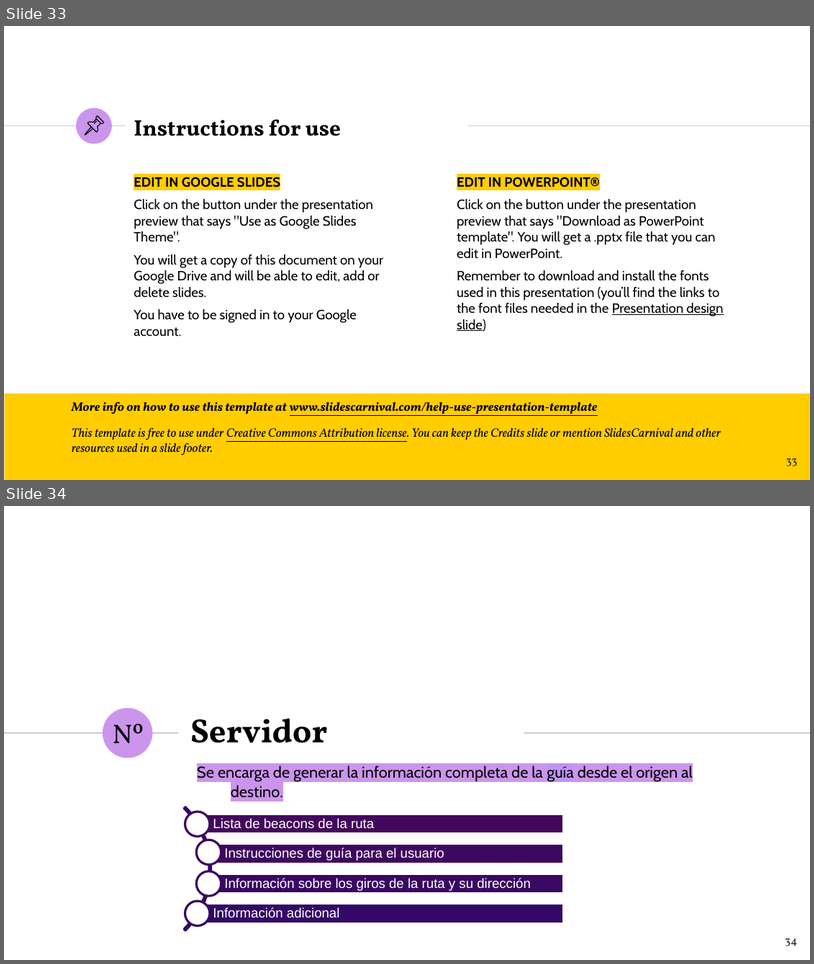
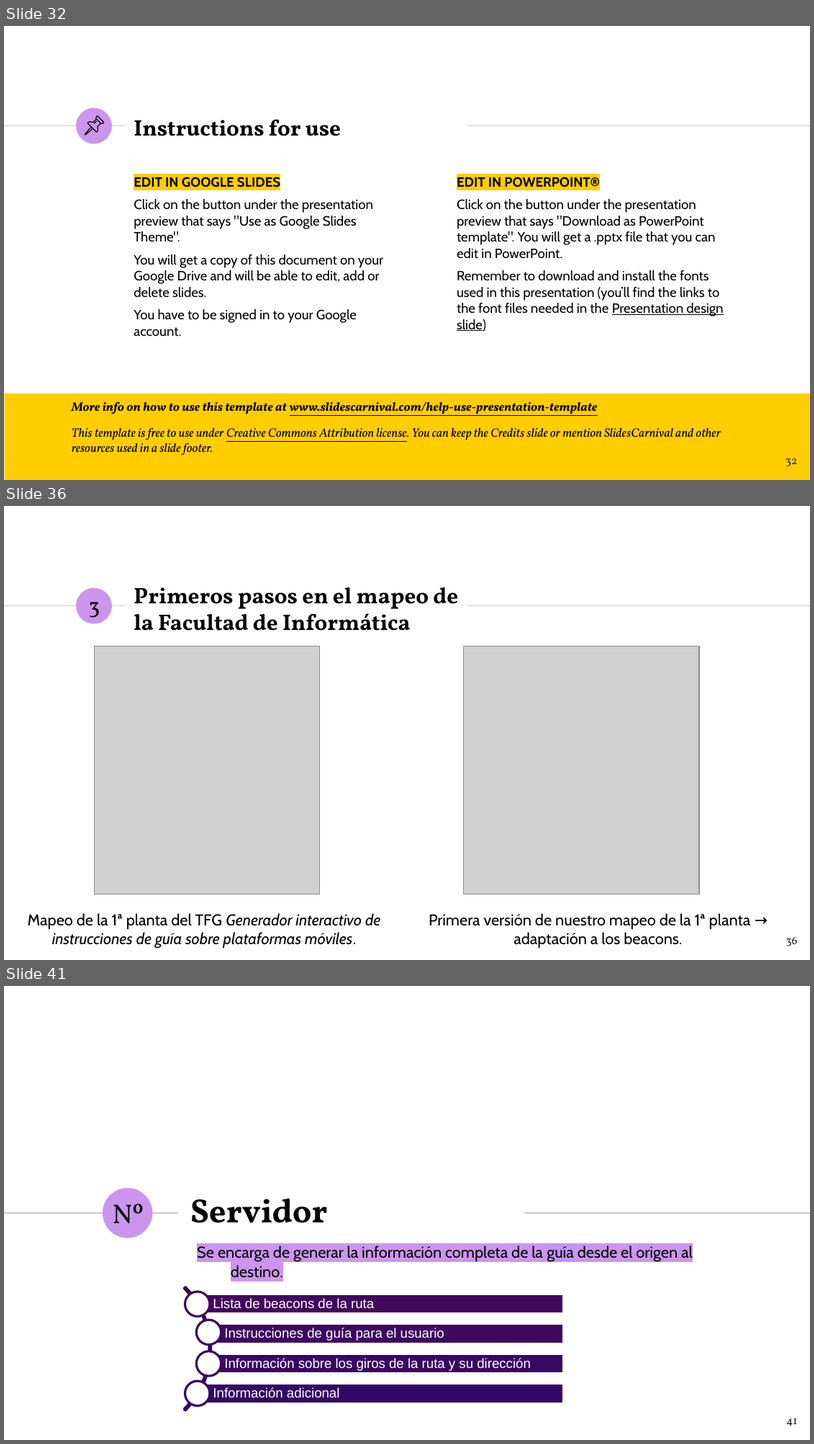
Before and after one commit to NILGroup/TFG-1920-DiscapacidadVisual, a slide deck: Defensa/Viola · SlidesCarnival_DiaposClara.pptx. Shown one above the other, each under a label of ours: slides 33 and 34 before the commit, slides 32, 36 and 41 after it; the slides between them are not shown. The pictures are 814x964 and 814x1444 pixels, drawn with LibreOffice and Linux fonts; fonts in the diff are those of the drawing; grey boxes stand for pictures. Boxes give left, top, right and bottom in pixels: in the first picture for what was removed or moved away, otherwise in the second. Text is boxed around its words. In the diff, an @@ line names an element or a change of style, - is before the commit and + after.

```diff
--- a/Defensa/Viola · SlidesCarnival_DiaposClara.pptx
+++ b/Defensa/Viola · SlidesCarnival_DiaposClara.pptx
@@ slide 36 added at [4,506,810,960], background #FFFFFF; not listed: 3 template elements that a slide beside it also shows @@
@@ title added at [134,587,458,631], 20 pt, text #000000, bold @@
+Primeros pasos en el mapeo de la Facultad de Informática
@@ text added at [88,602,100,624], 20 pt, text #000000 @@
+3
@@ picture added at [94,646,319,894] @@
@@ picture added at [463,646,699,894] @@
@@ text added at [28,913,381,948], 14 pt, text #000000, italic @@
+Mapeo de la 1ª planta del TFG Generador interactivo de instrucciones de guía sobre plataformas móviles.
@@ text added at [429,913,751,948], 14 pt, text #000000 @@
+Primera versión de nuestro mapeo de la 1ª planta → adaptación a los beacons.
@@ page number added at [787,937,798,946], 10 pt, text #1D1D1B @@
+36
@@ what was slide 33 is now slide 32 @@
@@ page number at [786,458,797,466]: text changed @@
-33
+32
@@ what was slide 34 is now slide 41 @@
@@ page number at [787,1418,797,1426]: text changed @@
-34
+41
```
Also in this commit, not shown: 6 slides changed, 7 other slides added, 1 slide removed, 23 other files.
